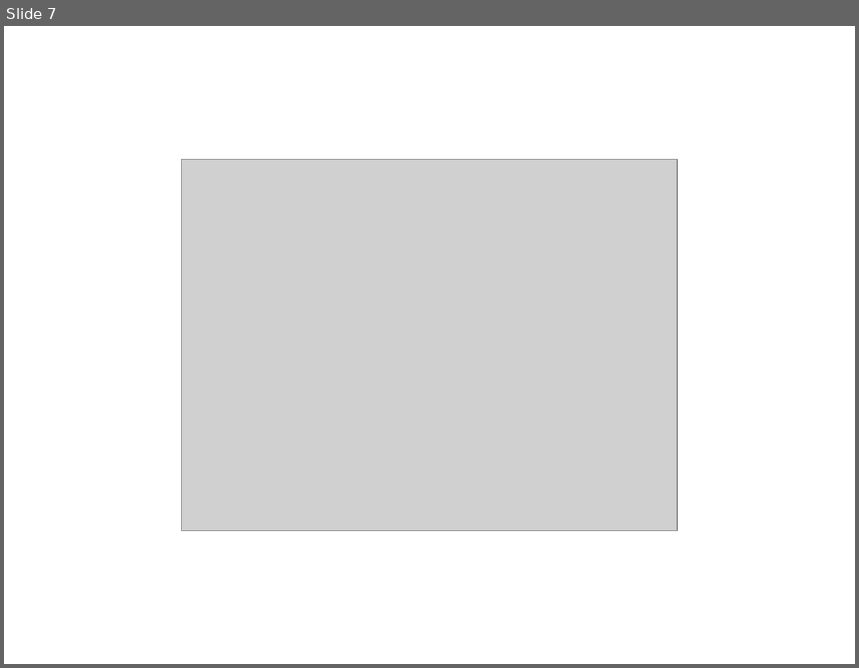
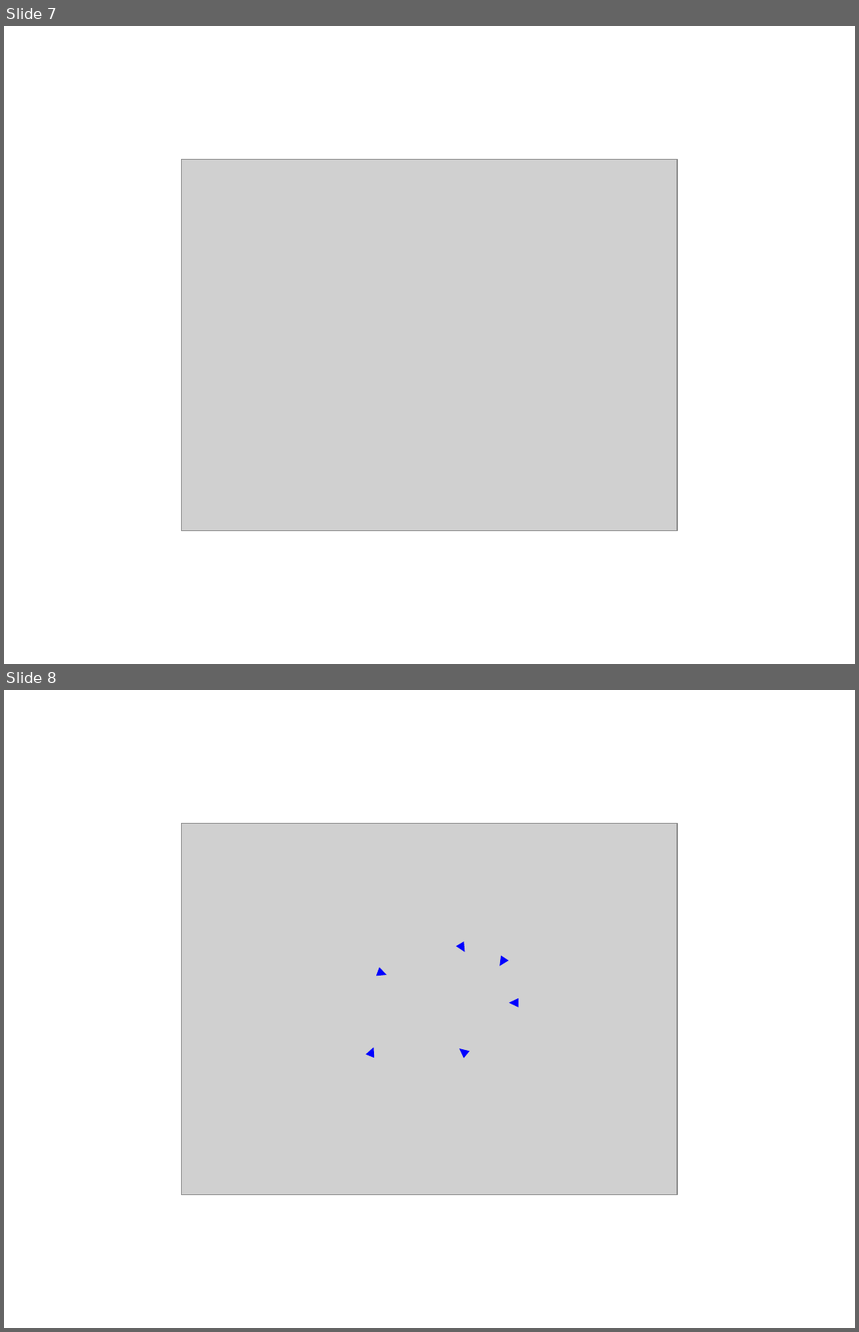
Before and after one commit to answeredbyablemind/answeredbyablemind.github.io, a slide deck: pics/2021-05-12-phase_plane/pics.pptx. Shown one above the other, each under a label of ours: slide 7 before the commit, slides 7 and 8 after it. The pictures are 859x668 and 859x1332 pixels, drawn with LibreOffice and Linux fonts; fonts in the diff are those of the drawing; grey boxes stand for pictures. Boxes give left, top, right and bottom in pixels: in the first picture for what was removed or moved away, otherwise in the second. Text is boxed around its words. In the diff, an @@ line names an element or a change of style, - is before the commit and + after.

```diff
--- a/pics/2021-05-12-phase_plane/pics.pptx
+++ b/pics/2021-05-12-phase_plane/pics.pptx
@@ slide 8 added at [4, 690, 855, 1328], background #FFFFFF @@
@@ picture added at [182, 824, 677, 1195] @@
@@ triangle added at [456, 942, 469, 954], fill #0000FF @@
@@ triangle added at [496, 955, 509, 968], fill #0000FF @@
@@ triangle added at [376, 967, 389, 979], fill #0000FF @@
@@ triangle added at [509, 998, 519, 1008], fill #0000FF @@
@@ triangle added at [366, 1046, 378, 1059], fill #0000FF @@
@@ triangle added at [457, 1045, 470, 1058], fill #0000FF @@
```
Also in this commit, not shown: 4 other files.
